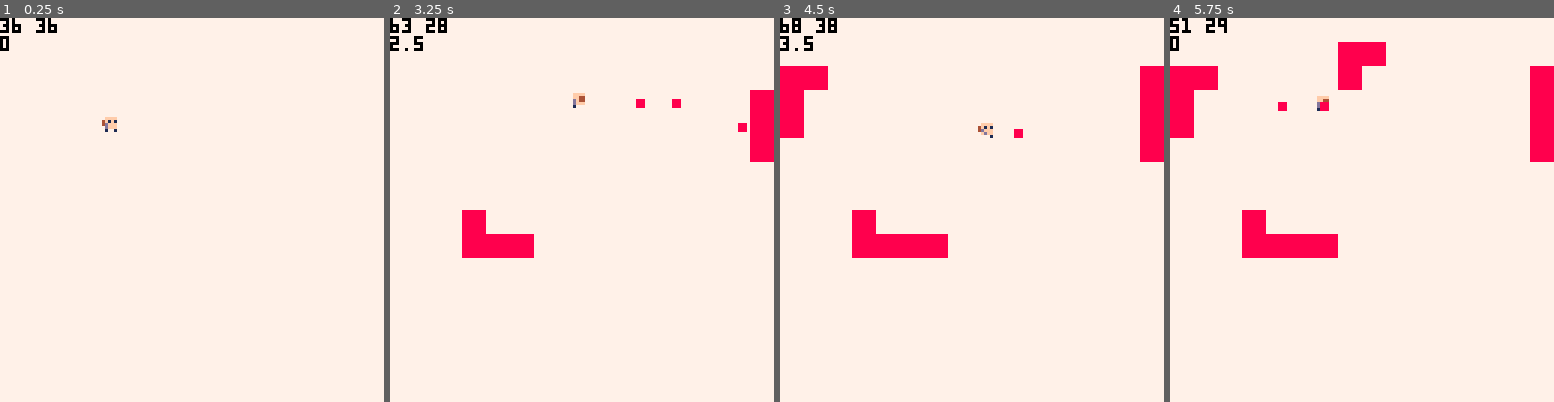
Above: before the commit, frames 1-4 (left to right).
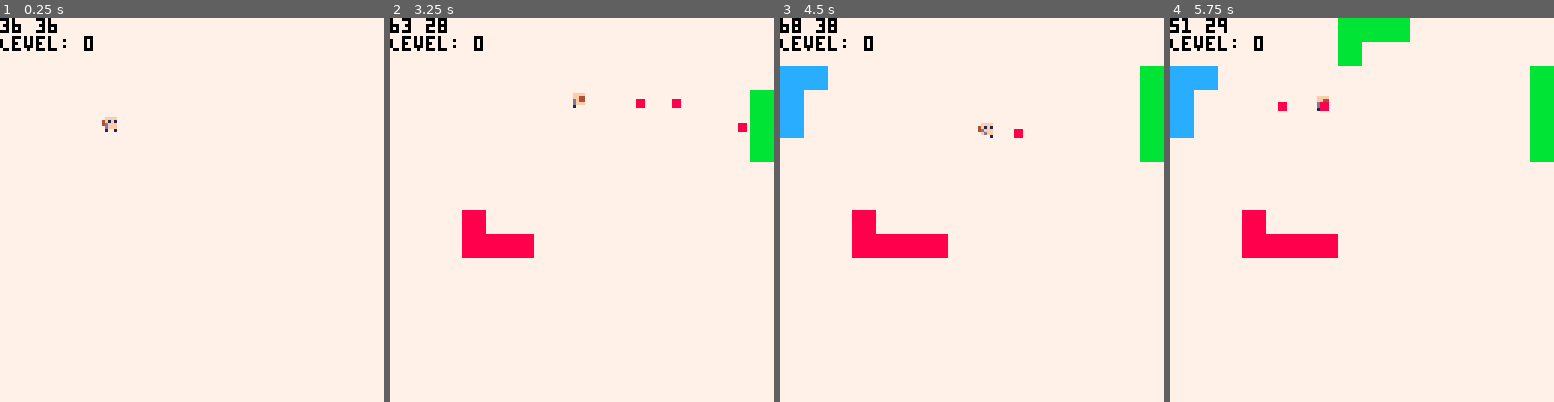
Above: after the commit, the same moments.

Repository: Beetrootmonkey/LudumDare45
Game: PICO-8 cartridge ld45.p8
The game is run twice, just before and just after one commit, with the same random seed, the same clock (stepped at 60 frames per second) and the same inputs.
Inputs:
- Up to frame 1 (0.25 s): no input
- Up to frame 2 (3.25 s): tap X (X key) at 0.33, 1.07, 1.85, 2.97 s; tap O (Z key) at 0.7, 1.7, 2.1, 2.5, 2.9 s; hold Right 1.6-2.1 s; hold Up 2.15-2.42 s; hold Right 2.47-3.03 s; hold Left from 3.08 s (still down)
- Up to frame 3 (4.5 s): tap O (Z key) at 3.3, 3.7, 4.1 s; release Left at 3.58 s; hold Down 3.63-3.97 s; hold Right from 4.02 s (still down); tap X (X key) at 4.08 s
- Up to frame 4 (5.75 s): tap O (Z key) every 0.4 s from 4.5 to 5.7 s; release Right at 4.68 s; hold Up 4.73-5.03 s; hold Left 5.08-5.68 s; tap X (X key) at 5.2 s; hold Down from 5.73 s (still down)

The runs differ from the first frame. In frame 1, 0.4% of the frame differs, in the area x 0-25%, y 4-9%; in frame 2, 1.5%; in frame 3, 3.5%; in frame 4, 5.8%, in the area x 0-100%, y 0-38%.

Commit message:
Update ld45.p8

Diff:
--- a/ld45.p8
+++ b/ld45.p8
@@ -120,7 +120,7 @@
    --  pset(self.x + self.direction.x * i, self.y + self.direction.y * i, green)
    -- end
    print(self.x .. " " .. self.y,0,0,0)
-   print(self.walking,0,6,0)
+   print("Level: " .. self.level,0,6,0)
   end,
   collisionBox={
    {x=-2, y=-2},
@@ -131,7 +131,8 @@
   direction={x=0,y=1},
   lookingRight=true,
   lookingDown=true,
-  walking=0
+  walking=0,
+  level=0
  }
 end
 
@@ -233,14 +234,14 @@
 
 
 __gfx__
-50000005777777778888888877777777000000000000000000000000000000000000000000000000000000000000000000000000000000000000000000000000
-00000000777777778888888877777777000000000000000000000000000000000000000000000000000000000000000000000000000000000000000000000000
-00000000777777778888888877777777000000000000000000000000000000000000000000000000000000000000000000000000000000000000000000000000
-00000000777777778888888877777777000000000000000000000000000000000000000000000000000000000000000000000000000000000000000000000000
-00000000777777778888888877777777000000000000000000000000000000000000000000000000000000000000000000000000000000000000000000000000
-00000000777777778888888877777777000000000000000000000000000000000000000000000000000000000000000000000000000000000000000000000000
-00000000777777778888888877777777000000000000000000000000000000000000000000000000000000000000000000000000000000000000000000000000
-50000005777777778888888877777777000000000000000000000000000000000000000000000000000000000000000000000000000000000000000000000000
+50000005777777778888888877777777bbbbbbbbccccccccaaaaaaaa000000000000000000000000000000000000000000000000000000000000000000000000
+00000000777777778888888877777777bbbbbbbbccccccccaaaaaaaa000000000000000000000000000000000000000000000000000000000000000000000000
+00000000777777778888888877777777bbbbbbbbccccccccaaaaaaaa000000000000000000000000000000000000000000000000000000000000000000000000
+00000000777777778888888877777777bbbbbbbbccccccccaaaaaaaa000000000000000000000000000000000000000000000000000000000000000000000000
+00000000777777778888888877777777bbbbbbbbccccccccaaaaaaaa000000000000000000000000000000000000000000000000000000000000000000000000
+00000000777777778888888877777777bbbbbbbbccccccccaaaaaaaa000000000000000000000000000000000000000000000000000000000000000000000000
+00000000777777778888888877777777bbbbbbbbccccccccaaaaaaaa000000000000000000000000000000000000000000000000000000000000000000000000
+50000005777777778888888877777777bbbbbbbbccccccccaaaaaaaa000000000000000000000000000000000000000000000000000000000000000000000000
 00000000000000000000000000000000000000000000000000000000000000000000000000000000000000000000000000000000000000000000000000000000
 00000000000000000000000000000000000000000000000000000000000000000000000000000000000000000000000000000000000000000000000000000000
 000000000000000000000000000000000000000000ffff0000ffff0000ffff0000ffff0000ffff00000000000000000000000000000000000000000000000000
@@ -257,22 +258,22 @@
 000000000000000000000000000000000000000000fffd0000ffdf0000fffd0000ffffd000fffd00000000000000000000000000000000000000000000000000
 00000000000000000000000000000000000000000010010000100000000001000000010000100000000000000000000000000000000000000000000000000000
 __gff__
-0000010000000000000000000000000000000000000000000000000000000000000000000000000000000000000000000000000000000000000000000000000000000000000000000000000000000000000000000000000000000000000000000000000000000000000000000000000000000000000000000000000000000000
+0000010003050700000000000000000000000000000000000000000000000000000000000000000000000000000000000000000000000000000000000000000000000000000000000000000000000000000000000000000000000000000000000000000000000000000000000000000000000000000000000000000000000000
 0000000000000000000000000000000000000000000000000000000000000000000000000000000000000000000000000000000000000000000000000000000000000000000000000000000000000000000000000000000000000000000000000000000000000000000000000000000000000000000000000000000000000000
 __map__
-0202020202020202020202020202020203030303030303030303030303030303010101010101010000000000000000000000000000000000000000000000000000000000000000000000000000000000000000000000000000000000000000000000000000000000000000000000000000000000000000000000000000000000
-0202020102020102020102020201010203030303030303030303030303030303010101010101010000000000000000000000000000000000000000000000000000000000000000000000000000000000000000000000000000000000000000000000000000000000000000000000000000000000000000000000000000000000
-0202010102010102010102010201010203030303030303030303030303030303010101010101010000000000000000000000000000000000000000000000000000000000000000000000000000000000000000000000000000000000000000000000000000000000000000000000000000000000000000000000000000000000
-0201010101010101010101010101010203030303030303030303030303030303010101010101010000000000000000000000000000000000000000000000000000000000000000000000000000000000000000000000000000000000000000000000000000000000000000000000000000000000000000000000000000000000
-0201010201010101010101010101010203030303030303030303030303030303010101010101010000000000000000000000000000000000000000000000000000000000000000000000000000000000000000000000000000000000000000000000000000000000000000000000000000000000000000000000000000000000
-0201010201010101010201010101010203030303030303030303030303030303010101010101010000000000000000000000000000000000000000000000000000000000000000000000000000000000000000000000000000000000000000000000000000000000000000000000000000000000000000000000000000000000
-0201010101010101010101010101010203030303030303030303030303030303010101010101010000000000000000000000000000000000000000000000000000000000000000000000000000000000000000000000000000000000000000000000000000000000000000000000000000000000000000000000000000000000
-0201010101010101010101010101010203030303030303030303030303030303010101010101010000000000000000000000000000000000000000000000000000000000000000000000000000000000000000000000000000000000000000000000000000000000000000000000000000000000000000000000000000000000
-0201020201010101010202020202010203030303030303030303030303030303010101010101010000000000000000000000000000000000000000000000000000000000000000000000000000000000000000000000000000000000000000000000000000000000000000000000000000000000000000000000000000000000
-0201020202020201010201010101010203030303030303030303030303030303010101010101010000000000000000000000000000000000000000000000000000000000000000000000000000000000000000000000000000000000000000000000000000000000000000000000000000000000000000000000000000000000
-0201010101010101010202010202020203030303030303030303030303030303010101010101010000000000000000000000000000000000000000000000000000000000000000000000000000000000000000000000000000000000000000000000000000000000000000000000000000000000000000000000000000000000
-0201010101010101010201010101010203030303030303030303030303030303010101010101010000000000000000000000000000000000000000000000000000000000000000000000000000000000000000000000000000000000000000000000000000000000000000000000000000000000000000000000000000000000
-0201010101010101010202020202010203030303030303030303030303030303010101010101010000000000000000000000000000000000000000000000000000000000000000000000000000000000000000000000000000000000000000000000000000000000000000000000000000000000000000000000000000000000
-0201010101010101010201010101010203030303030303030303030303030303010101010101010000000000000000000000000000000000000000000000000000000000000000000000000000000000000000000000000000000000000000000000000000000000000000000000000000000000000000000000000000000000
-0201010101010101010101020202010203030303030303030303030303030303010101010101010000000000000000000000000000000000000000000000000000000000000000000000000000000000000000000000000000000000000000000000000000000000000000000000000000000000000000000000000000000000
-0202020202020202020202020202020203030303030303030303030303030303010101010101010000000000000000000000000000000000000000000000000000000000000000000000000000000000000000000000000000000000000000000000000000000000000000000000000000000000000000000000000000000000
+0505050505050504040404040404040403030303030303030303030303030303010101010101010000000000000000000000000000000000000000000000000000000000000000000000000000000000000000000000000000000000000000000000000000000000000000000000000000000000000000000000000000000000
+0505050105050104010104040401010403030303030303030303030303030303010101010101010000000000000000000000000000000000000000000000000000000000000000000000000000000000000000000000000000000000000000000000000000000000000000000000000000000000000000000000000000000000
+0505010105010101010104010401010403030303030303030303030303030303010101010101010000000000000000000000000000000000000000000000000000000000000000000000000000000000000000000000000000000000000000000000000000000000000000000000000000000000000000000000000000000000
+0501010101010101010101010101010403030303030303030303030303030303010101010101010000000000000000000000000000000000000000000000000000000000000000000000000000000000000000000000000000000000000000000000000000000000000000000000000000000000000000000000000000000000
+0501010501010101010101010101010403030303030303030303030303030303010101010101010000000000000000000000000000000000000000000000000000000000000000000000000000000000000000000000000000000000000000000000000000000000000000000000000000000000000000000000000000000000
+0501010501010101010401010101010403030303030303030303030303030303010101010101010000000000000000000000000000000000000000000000000000000000000000000000000000000000000000000000000000000000000000000000000000000000000000000000000000000000000000000000000000000000
+0501010101010101010101010101010403030303030303030303030303030303010101010101010000000000000000000000000000000000000000000000000000000000000000000000000000000000000000000000000000000000000000000000000000000000000000000000000000000000000000000000000000000000
+0501010101010101010101010101010603030303030303030303030303030303010101010101010000000000000000000000000000000000000000000000000000000000000000000000000000000000000000000000000000000000000000000000000000000000000000000000000000000000000000000000000000000000
+0201020201010101010606060606010603030303030303030303030303030303010101010101010000000000000000000000000000000000000000000000000000000000000000000000000000000000000000000000000000000000000000000000000000000000000000000000000000000000000000000000000000000000
+0201020202020201010601010101010603030303030303030303030303030303010101010101010000000000000000000000000000000000000000000000000000000000000000000000000000000000000000000000000000000000000000000000000000000000000000000000000000000000000000000000000000000000
+0201010101010101010606010606060603030303030303030303030303030303010101010101010000000000000000000000000000000000000000000000000000000000000000000000000000000000000000000000000000000000000000000000000000000000000000000000000000000000000000000000000000000000
+0201010101010101010601010101010603030303030303030303030303030303010101010101010000000000000000000000000000000000000000000000000000000000000000000000000000000000000000000000000000000000000000000000000000000000000000000000000000000000000000000000000000000000
+0201010101010101010606060606010603030303030303030303030303030303010101010101010000000000000000000000000000000000000000000000000000000000000000000000000000000000000000000000000000000000000000000000000000000000000000000000000000000000000000000000000000000000
+0201010101010101010601010101010603030303030303030303030303030303010101010101010000000000000000000000000000000000000000000000000000000000000000000000000000000000000000000000000000000000000000000000000000000000000000000000000000000000000000000000000000000000
+0201010101010101010101060606010603030303030303030303030303030303010101010101010000000000000000000000000000000000000000000000000000000000000000000000000000000000000000000000000000000000000000000000000000000000000000000000000000000000000000000000000000000000
+0202020202020202060606060606060603030303030303030303030303030303010101010101010000000000000000000000000000000000000000000000000000000000000000000000000000000000000000000000000000000000000000000000000000000000000000000000000000000000000000000000000000000000
